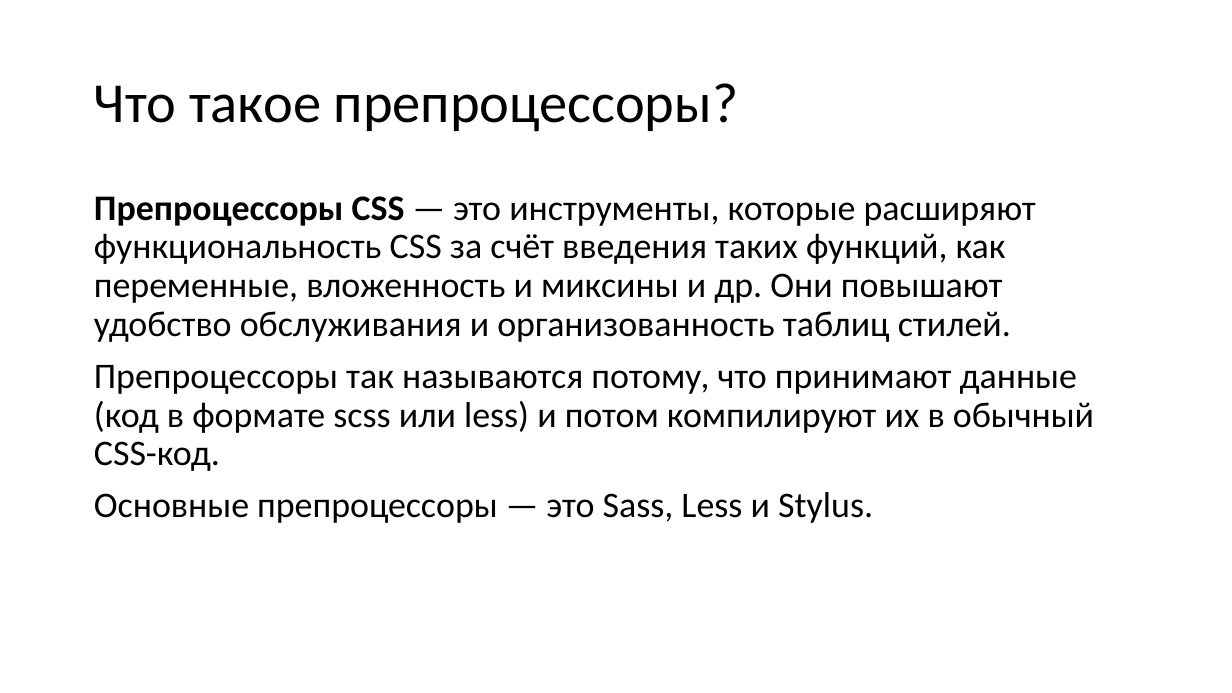
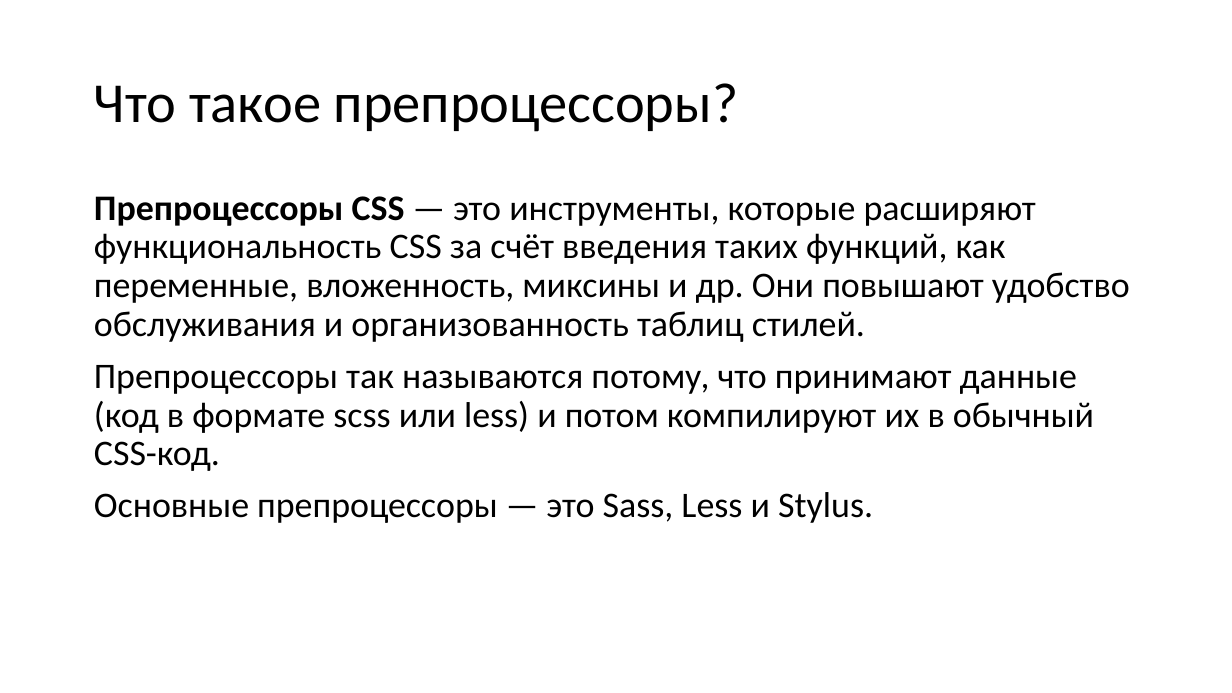
Before and after one commit to TalantRys/scss-study, a slide deck: slide 2 of sass.pptx. Drawn at 1232x693 pixels with LibreOffice and Linux fonts; fonts in the diff are those of the drawing. Boxes give left, top, right and bottom in pixels: in the first picture for what was removed or moved away, otherwise in the second. Text is boxed around its words. In the diff, an @@ line names an element or a change of style, - is before the commit and + after.

Commit message:
presentation is completed, add some changes

```diff
--- a/sass.pptx
+++ b/sass.pptx
@@ text at <box>94,196,1130,342</box>: text changed @@
-Препроцессоры CSS — это инструменты, которые расширяют функциональность CSS за счёт введения таких функций, как переменные, вложенность и миксины и др. Они повышают удобство обслуживания и организованность таблиц стилей.
+Препроцессоры CSS — это инструменты, которые расширяют функциональность CSS за счёт введения таких функций, как переменные, вложенность, миксины и др. Они повышают удобство обслуживания и организованность таблиц стилей.
```
Also in this commit, not shown: 4 other slides changed, 9 slides added, 9 other files.
